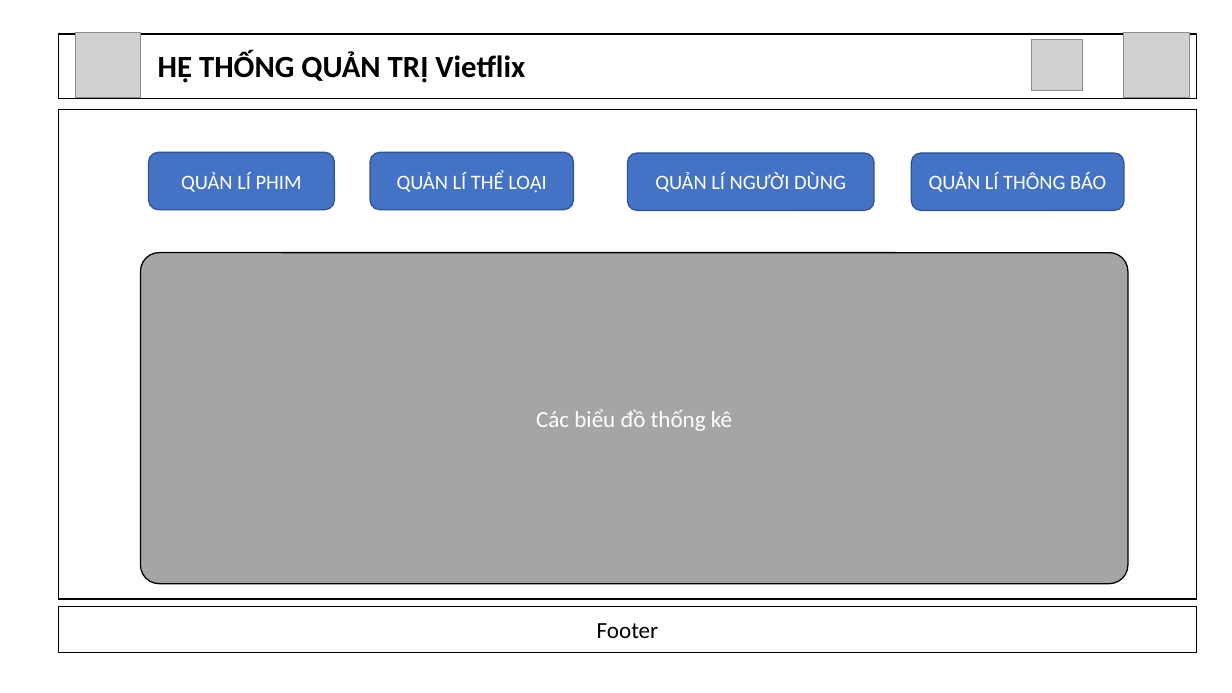
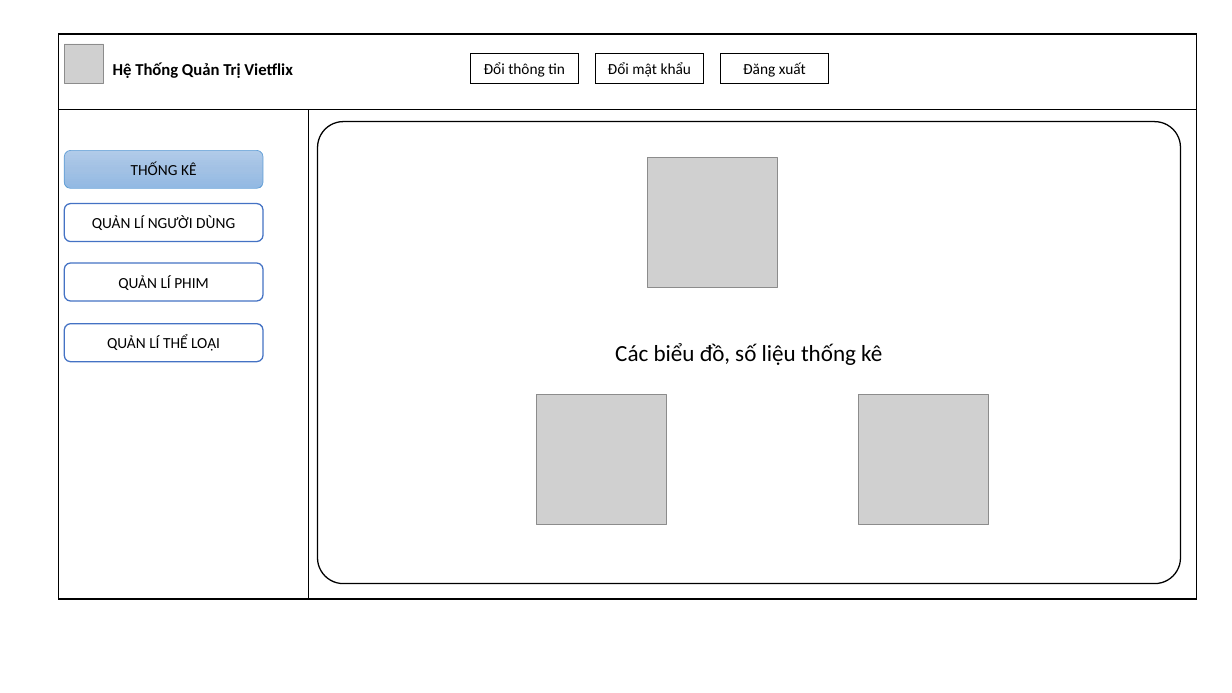
Before and after one commit to namnguyenbk/grad-thesis, a slide deck: slide 4 of Mockup-UI.pptx. Drawn at 1232x693 pixels with LibreOffice and Linux fonts; fonts in the diff are those of the drawing; grey boxes stand for pictures. Boxes give left, top, right and bottom in pixels: in the first picture for what was removed or moved away, otherwise in the second. Text is boxed around its words. In the diff, an @@ line names an element or a change of style, - is before the commit and + after.

```diff
--- a/Mockup-UI.pptx
+++ b/Mockup-UI.pptx
@@ rectangle resized from (x1=58, y1=34, x2=1197, y2=99) to (x1=58, y1=34, x2=1197, y2=110) @@
@@ picture resized from (x1=76, y1=33, x2=140, y2=98) to (x1=65, y1=44, x2=104, y2=84) @@
@@ rectangle "Hệ Thống Quản Trị Vietflix" resized from (x1=149, y1=43, x2=556, y2=89) to (x1=104, y1=54, x2=318, y2=83) @@
@@ rectangle added at (x1=470, y1=54, x2=578, y2=83), fill #FFFFFF, outline #000000 1 pt, 12 pt, text #000000 @@
+Đổi thông tin
@@ rectangle added at (x1=596, y1=54, x2=703, y2=83), fill #FFFFFF, outline #000000 1 pt, 12 pt, text #000000 @@
+Đổi mật khẩu
@@ rectangle added at (x1=721, y1=54, x2=828, y2=83), fill #FFFFFF, outline #000000 1 pt, 12 pt, text #000000 @@
+Đăng xuất
@@ picture removed at (x1=1031, y1=40, x2=1082, y2=91) @@
@@ picture removed at (x1=1124, y1=33, x2=1189, y2=98) @@
@@ text in rectangle at (x1=113, y1=62, x2=293, y2=78): text changed; size 24 to 13 pt @@
-HỆ THỐNG QUẢN TRỊ Vietflix
+Hệ Thống Quản Trị Vietflix
@@ line added from (309, 109) to (309, 599), #000000 0.5 pt @@
@@ rounded rectangle "Các biểu đồ, số liệu ..." resized from (x1=140, y1=252, x2=1128, y2=583) to (x1=318, y1=122, x2=1181, y2=584) @@
@@ rounded rectangle "Các biểu đồ, số liệu ..." at (x1=318, y1=122, x2=1181, y2=584): fill #A5A5A5 to #FFFFFF @@
@@ rounded rectangle added at (x1=65, y1=151, x2=263, y2=189), fill gradient #B1CBE9 to #A3C1E5 to #93B9E4, outline #5B9BD5 0.5 pt, 12 pt, text #000000 @@
+THỐNG KÊ
@@ picture added at (x1=647, y1=157, x2=777, y2=287) @@
@@ rounded rectangle removed at (x1=911, y1=153, x2=1124, y2=211) @@
-QUẢN LÍ THÔNG BÁO
@@ size 16 to 12 pt, text colour #FFFFFF to #000000; fill #4472C4 to #FFFFFF; outline #325491 1 pt to #4472C4 1 pt in 3 elements at (x1=65, y1=263, x2=263, y2=301), (x1=65, y1=323, x2=263, y2=361), (x1=65, y1=203, x2=263, y2=241) @@
@@ rounded rectangle "QUẢN LÍ NGƯỜI DÙNG" resized from (x1=628, y1=153, x2=874, y2=211) to (x1=65, y1=203, x2=263, y2=241) @@
@@ rounded rectangle "QUẢN LÍ PHIM" resized from (x1=149, y1=152, x2=335, y2=210) to (x1=65, y1=263, x2=263, y2=301) @@
@@ rounded rectangle "QUẢN LÍ THỂ LOẠI" resized from (x1=371, y1=152, x2=574, y2=210) to (x1=65, y1=323, x2=263, y2=361) @@
@@ text in rectangle at (x1=559, y1=344, x2=696, y2=361): text added @@
+QUẢN LÍ PHIM
@@ text in rounded rectangle at (x1=654, y1=343, x2=882, y2=365): text changed; text colour #FFFFFF to #000000 @@
-Các biểu đồ thống kê
+Các biểu đồ, số liệu thống kê
@@ picture added at (x1=537, y1=395, x2=667, y2=525) @@
@@ picture added at (x1=859, y1=395, x2=989, y2=525) @@
@@ rectangle removed at (x1=58, y1=606, x2=1197, y2=653) @@
-Footer
```
Also in this commit, not shown: 6 other slides changed, 3 slides added, 6 other files.
